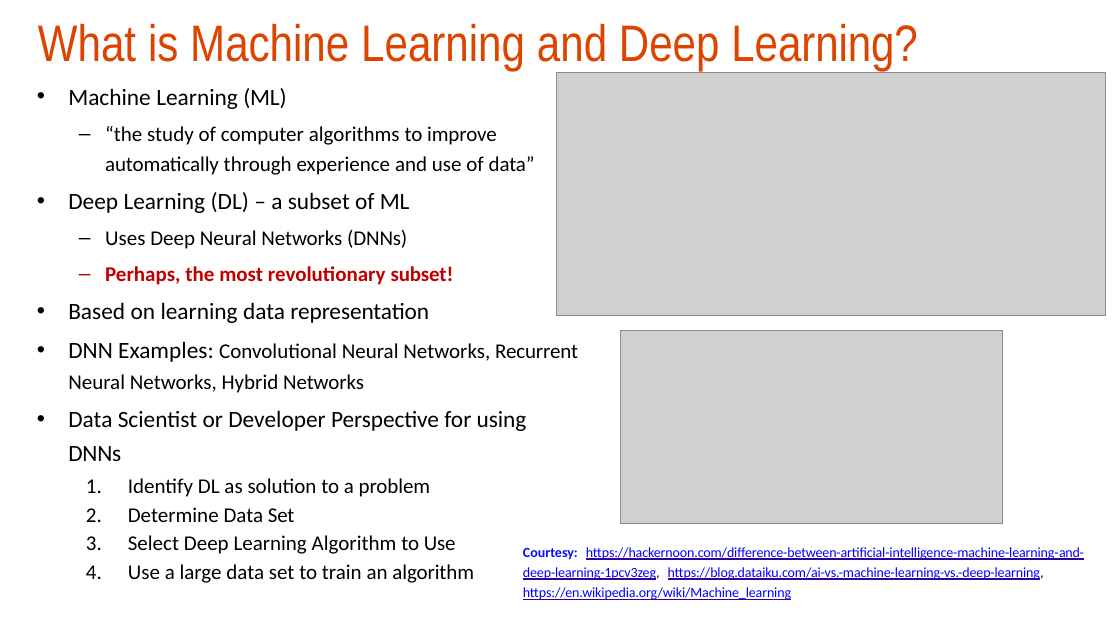
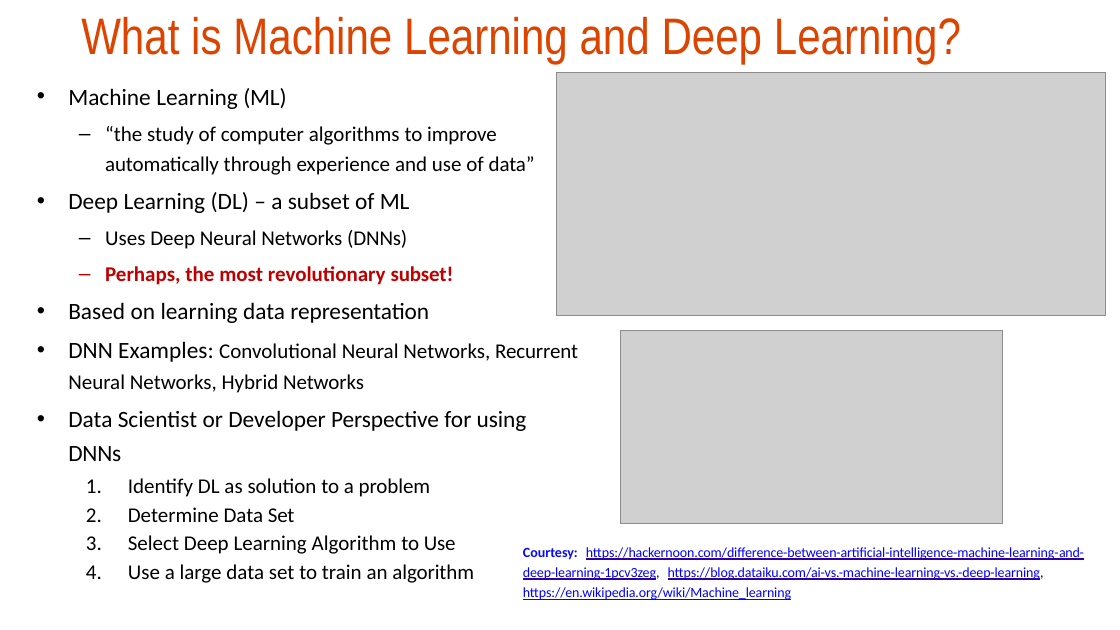
Before and after one commit to hrmauny/ewri-2026-workshop-resources, a slide deck: slide 2 of EWRI26 - Lecture - Wenqian - Introduction to Machine Learning.pptx. Drawn at 1120x630 pixels with LibreOffice and Linux fonts; fonts in the diff are those of the drawing; grey boxes stand for pictures; background and template pictures are left out. Boxes give left, top, right and bottom in pixels: in the first picture for what was removed or moved away, otherwise in the second. Text is boxed around its words. In the diff, an @@ line names an element or a change of style, - is before the commit and + after.

Commit message:
Update presentation on introduction to machine learning

```diff
--- a/EWRI26 - Lecture - Wenqian - Introduction to Machine Learning.pptx
+++ b/EWRI26 - Lecture - Wenqian - Introduction to Machine Learning.pptx
@@ title "What is Machine Learning and ..." moved from (x1=38, y1=23, x2=917, y2=72) to (x1=81, y1=16, x2=961, y2=64) @@
@@ title "What is Machine Learning and ..." at (x1=81, y1=16, x2=961, y2=64): letter spacing -0.1 to 0 pt in "Learning?"; alignment left to centre @@
```
Also in this commit, not shown: 6 other slides changed, 1 slide added, 32 slides removed.
